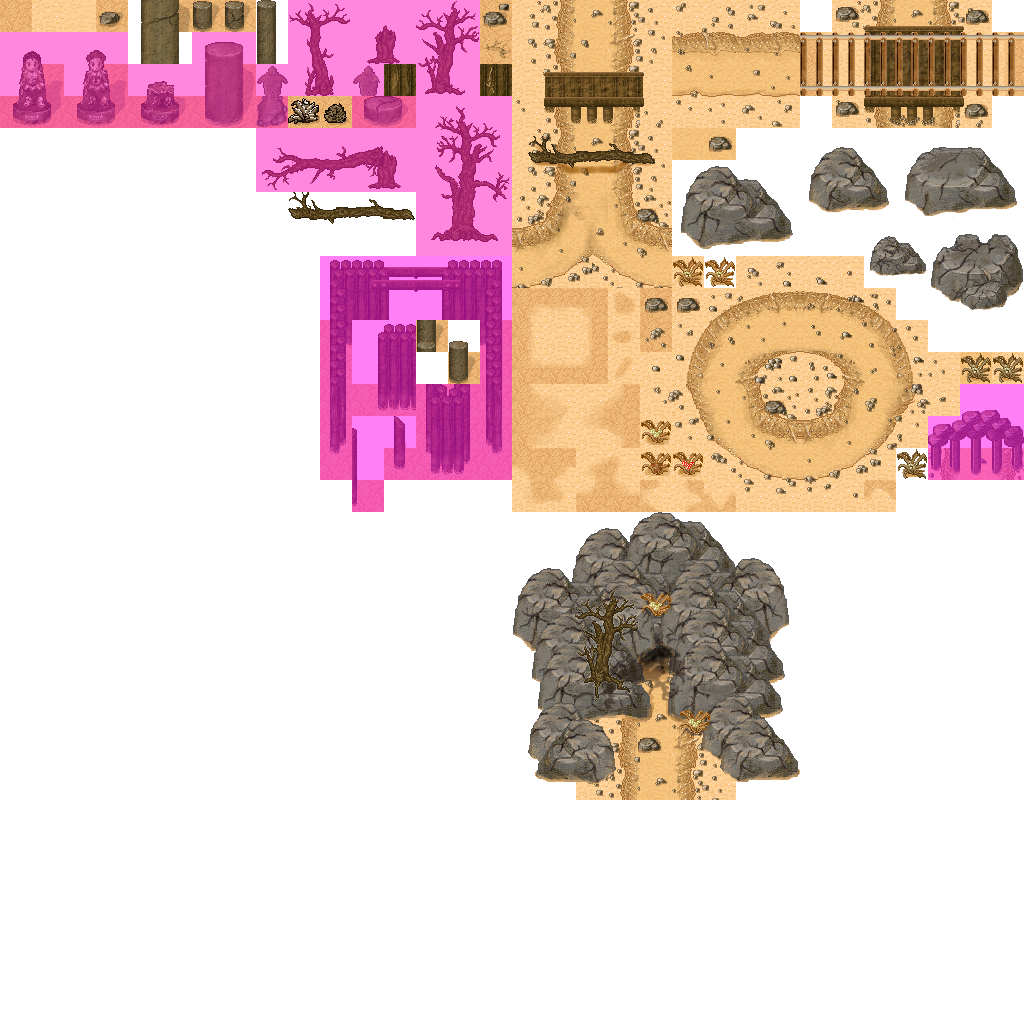
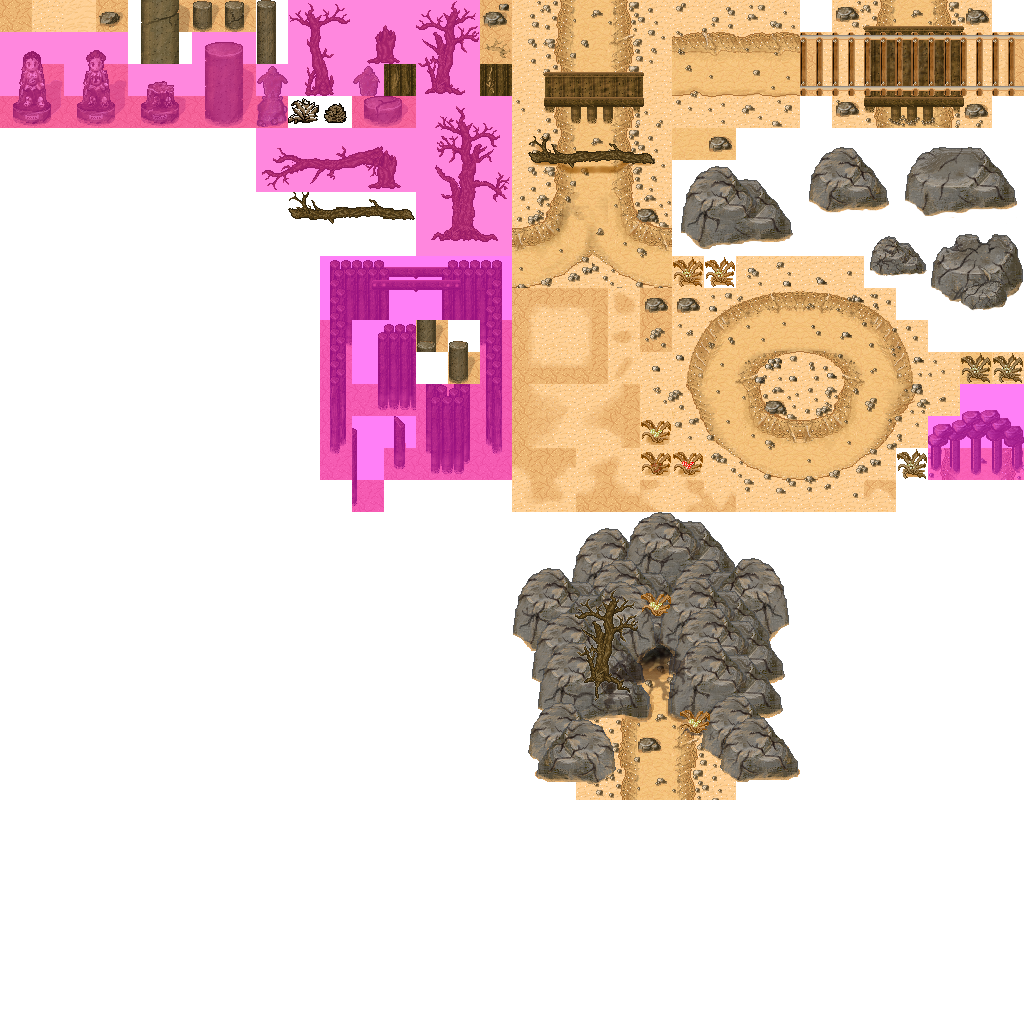
Comparing the layer stacks of the two (1024, 1024) images. Changes:
added layer "Eingefügte Ebene" above "Background" over [288, 98, 347, 125]
painted on "Background" over [288, 96, 352, 128]
